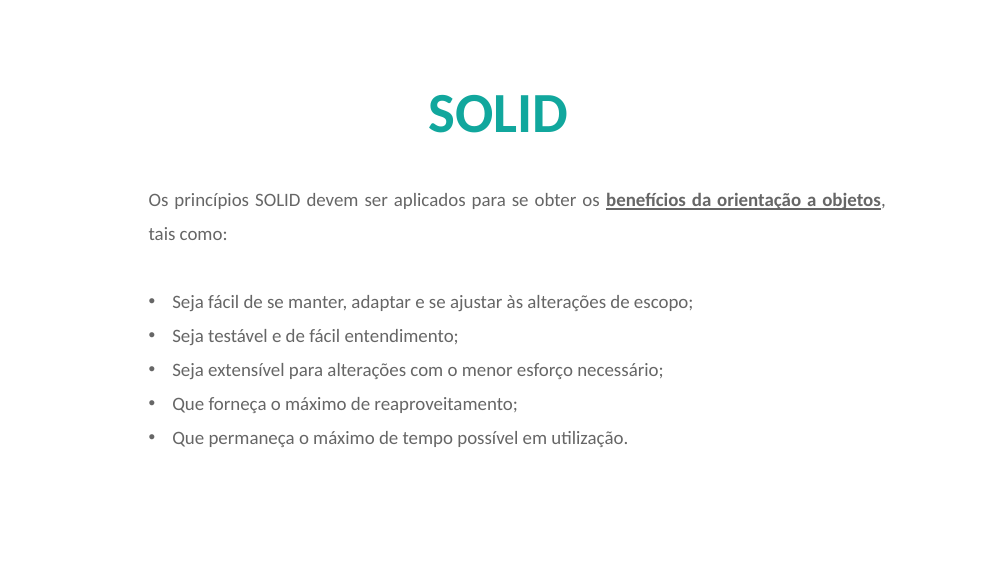
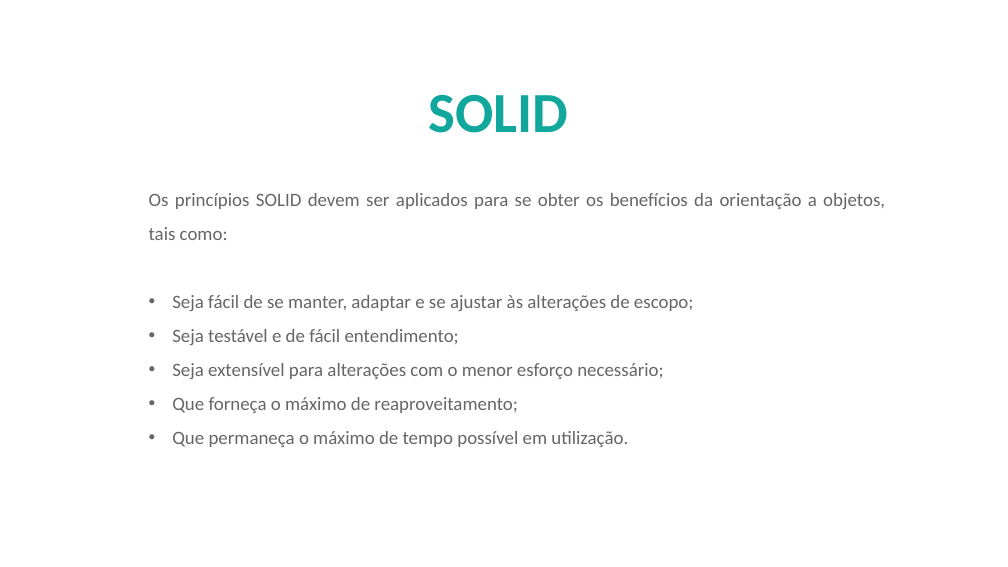
Before and after one commit to AlberttSantos/treinamento-solid, a slide deck: slide 3 of doc/InjecaoDependencia.pptx. Drawn at 1008x567 pixels with LibreOffice and Linux fonts; fonts in the diff are those of the drawing; background and template pictures are left out. Boxes give left, top, right and bottom in pixels: in the first picture for what was removed or moved away, otherwise in the second. Text is boxed around its words. In the diff, an @@ line names an element or a change of style, - is before the commit and + after.

```diff
--- a/doc/InjecaoDependencia.pptx
+++ b/doc/InjecaoDependencia.pptx
@@ text at [149, 193, 885, 240]: bold off, underline off in "benefícios da orientação a objetos," @@
```
Also in this commit, not shown: 1 other slide changed, 1 slide removed.
